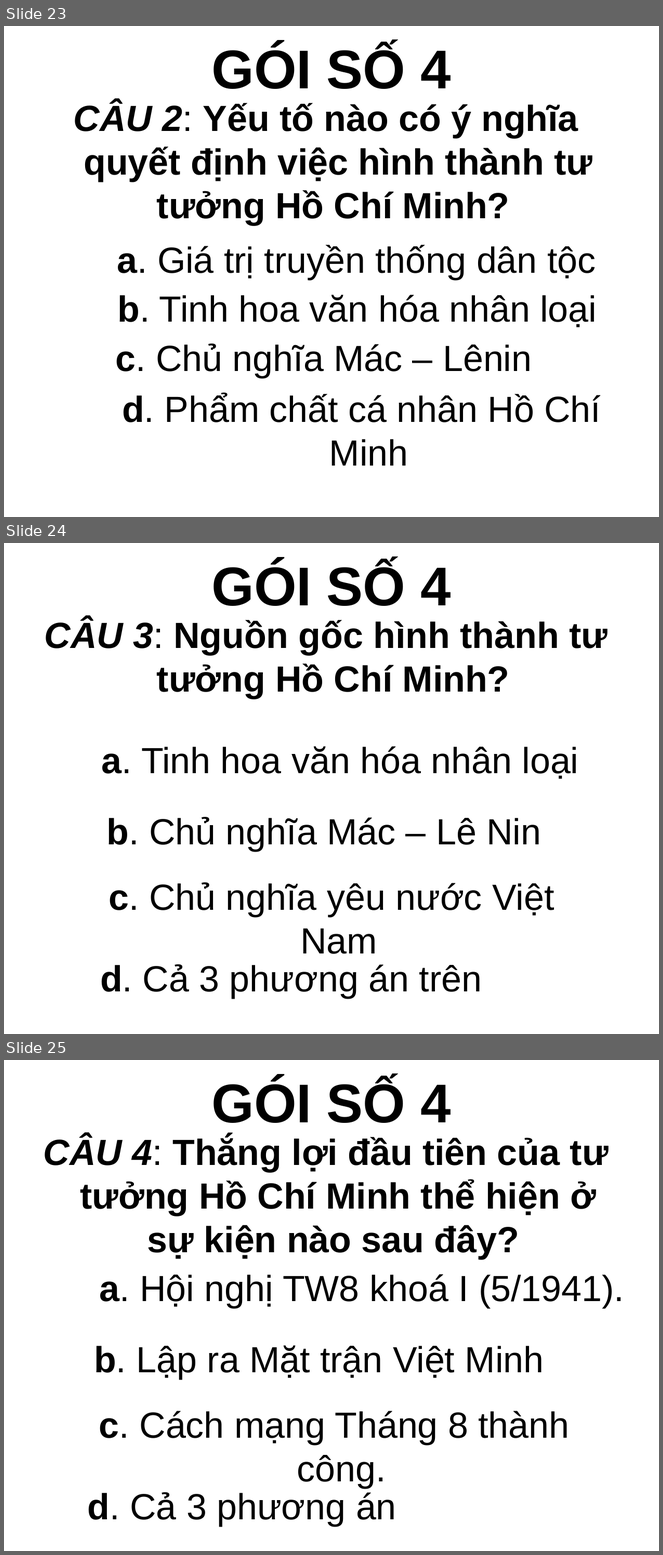
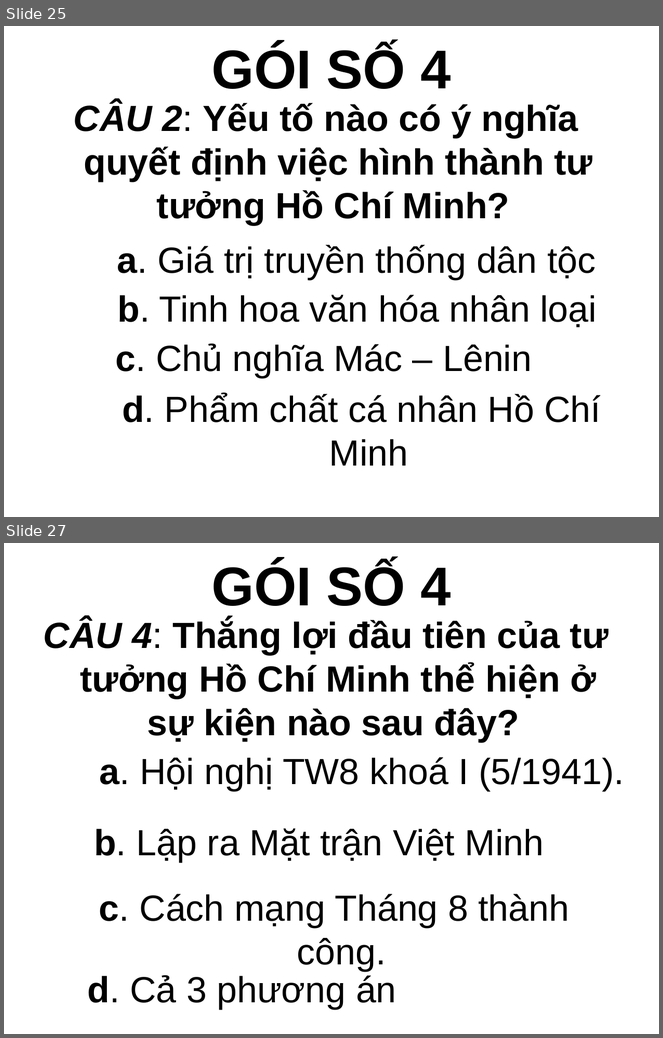
Before and after one commit to huytt/giao-an, a slide deck: hoi_thi.pptx. Shown one above the other, each under a label of ours: slides 23, 24 and 25 before the commit, slides 25 and 27 after it; the slides between them are not shown. The pictures are 663x1555 and 663x1038 pixels, drawn with LibreOffice and Linux fonts; fonts in the diff are those of the drawing; background and template pictures are left out. Boxes give left, top, right and bottom in pixels: in the first picture for what was removed or moved away, otherwise in the second. Text is boxed around its words. In the diff, an @@ line names an element or a change of style, - is before the commit and + after.

```diff
--- a/hoi_thi.pptx
+++ b/hoi_thi.pptx
@@ slide 24 removed at (4, 543, 659, 1034), background picture (left out) @@
@@ title removed at (212, 562, 451, 606) @@
-GÓI SỐ 4
@@ text removed at (45, 619, 608, 698) @@
-CÂU 3: Nguồn gốc hình thành tư tưởng Hồ Chí Minh?
@@ text removed at (102, 746, 579, 779) @@
-a. Tinh hoa văn hóa nhân loại
@@ text removed at (107, 817, 541, 851) @@
-b. Chủ nghĩa Mác – Lê Nin
@@ text removed at (109, 883, 554, 954) @@
-c. Chủ nghĩa yêu nước Việt Nam
@@ text removed at (100, 965, 482, 999) @@
-d. Cả 3 phương án trên
@@ what was slide 23 is now slide 25 @@
@@ what was slide 25 is now slide 27 @@
```
Also in this commit, not shown: 1 slide changed, 4 slides added, 26 other files.
